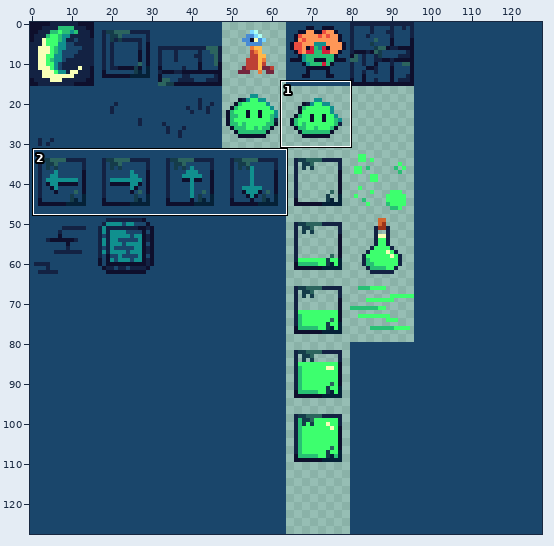
Two versions of one sprite sheet, ludum-dare-49/assets.png. Above, an overview of the earlier version with the close-up marked.
Close-up. Earlier state:
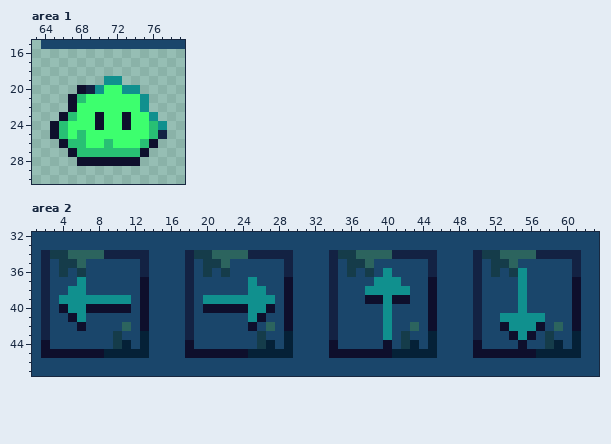
The file is 128x128 pixels. Shown: area 1: x 63..79, y 15..30; area 2: x 1..63, y 32..47. The commit also changed other parts of the picture, which this record leaves out.
New version:
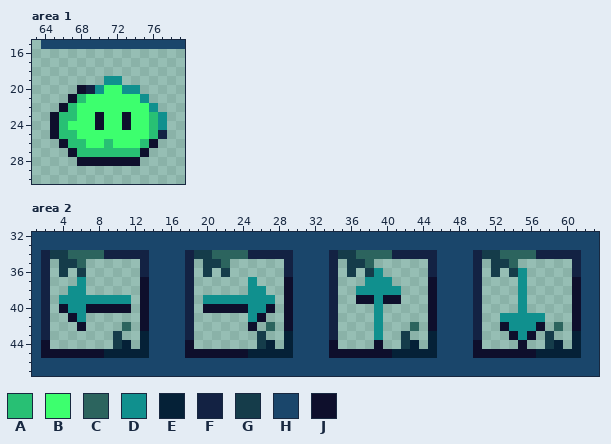
Palette (. is transparent): A #28c074  B #3dff6e  C #2c645e  D #10908e  E #052137  F #132243  G #153c4a  H #1a466b  J #0e0f2c
Changes in this commit:
Area 1:
The author changed colour B to colour A in row 25 at x 67.
The author changed colour D to colour A in row 23 at x 76.
The author changed colour J to colour A in row 22 at x 67; in row 23 at x 66.
The author changed colour A to colour B in row 25 at x 68.
The author changed colour D to colour B in row 22 at x 75.
Colour D now appears in row 22 at x 76; in row 23 at x 77.
Colour J now appears in row 22 at x 66; in row 23 at x 65.
Area 2:
The author changed colour H to colour D in row 36 at x 39; in row 37 at x 38; in row 38 at x 37; in rows 40 to 43 at x 39.
The author changed colour J to colour D in row 39 at x 39.
The author changed colour D to colour J in row 39 at x 40.
The author changed colour H to colour J in row 39 at x 37; in row 44 at x 39.
The edit erases colour D in row 36 at x 40; in row 37 at x 41; in row 38 at x 42; in rows 40 to 43 at x 40.
The edit erases colour H in row 35 at x 3, 7 to 12, 19, 23 to 28, 35, 39 to 44, 51 and 55 to 60; in row 36 at x 3, 5, 7 to 12, 19, 21, 23 to 28, 35, 37, 41 to 44, 51, 53 and 56 to 60; in row 37 at x 3 to 5, 7 to 12, 19 to 24, 26 to 28, 35 to 37, 42 to 44, 51 to 54 and 56 to 60; in row 38 at x 3 to 4, 7 to 12, 19 to 24, 27 to 28, 35 to 36, 43 to 44, 51 to 54 and 56 to 60; in row 39 at x 3, 12, 19, 28, 35 to 36, 43 to 44, 51 to 54 and 56 to 60; in row 40 at x 3, 12, 19, 28, 35 to 38, 41 to 44, 51 to 54 and 56 to 60.
The edit erases colour H in row 41 at x 3 to 4, 7 to 12, 19 to 24, 27 to 28, 35 to 38, 41 to 44, 51 to 52 and 58 to 60; in row 42 at x 3 to 5, 7 to 10, 12, 19 to 24, 26, 28, 35 to 38, 41 to 42, 44, 51 to 52, 58 and 60; in row 43 at x 3 to 9, 11 to 12, 19 to 25, 27 to 28, 35 to 38, 41, 43 to 44, 51 to 53, 57 and 59 to 60; in row 44 at x 3 to 9, 12, 19 to 25, 28, 35 to 38, 41, 44, 51 to 54, 56 to 57 and 60.
The edit erases colour J in row 39 at x 42; in row 44 at x 40.
Boxes around the changes in both close-ups, in picture pixels (x1, y1, x2, y2):
changed: (50, 103, 86, 139)
changed: (140, 103, 167, 121)
erased: (50, 259, 140, 349)
erased: (194, 259, 284, 349)
changed: (338, 259, 428, 349)
erased: (482, 259, 572, 349)
